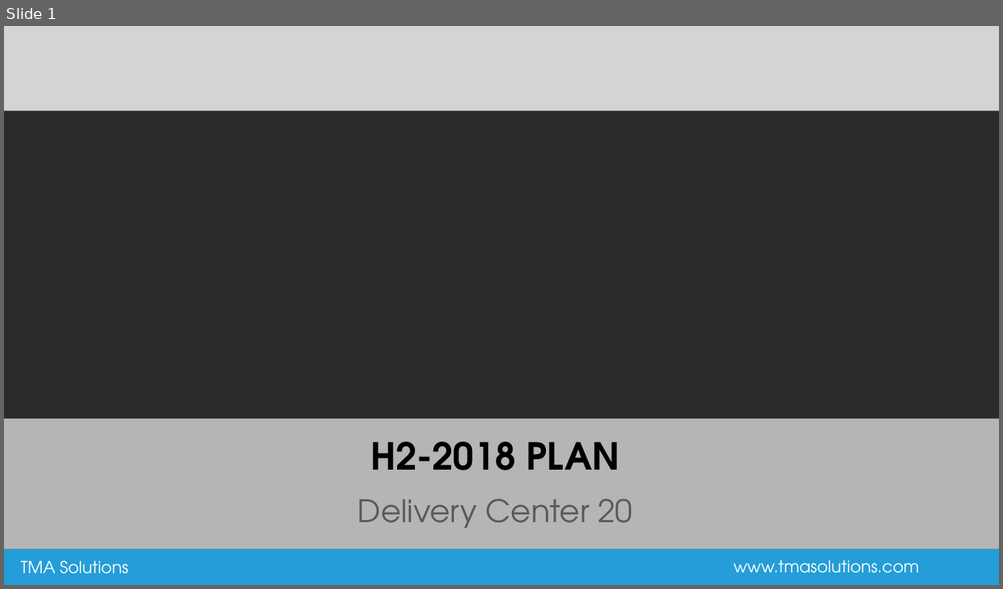
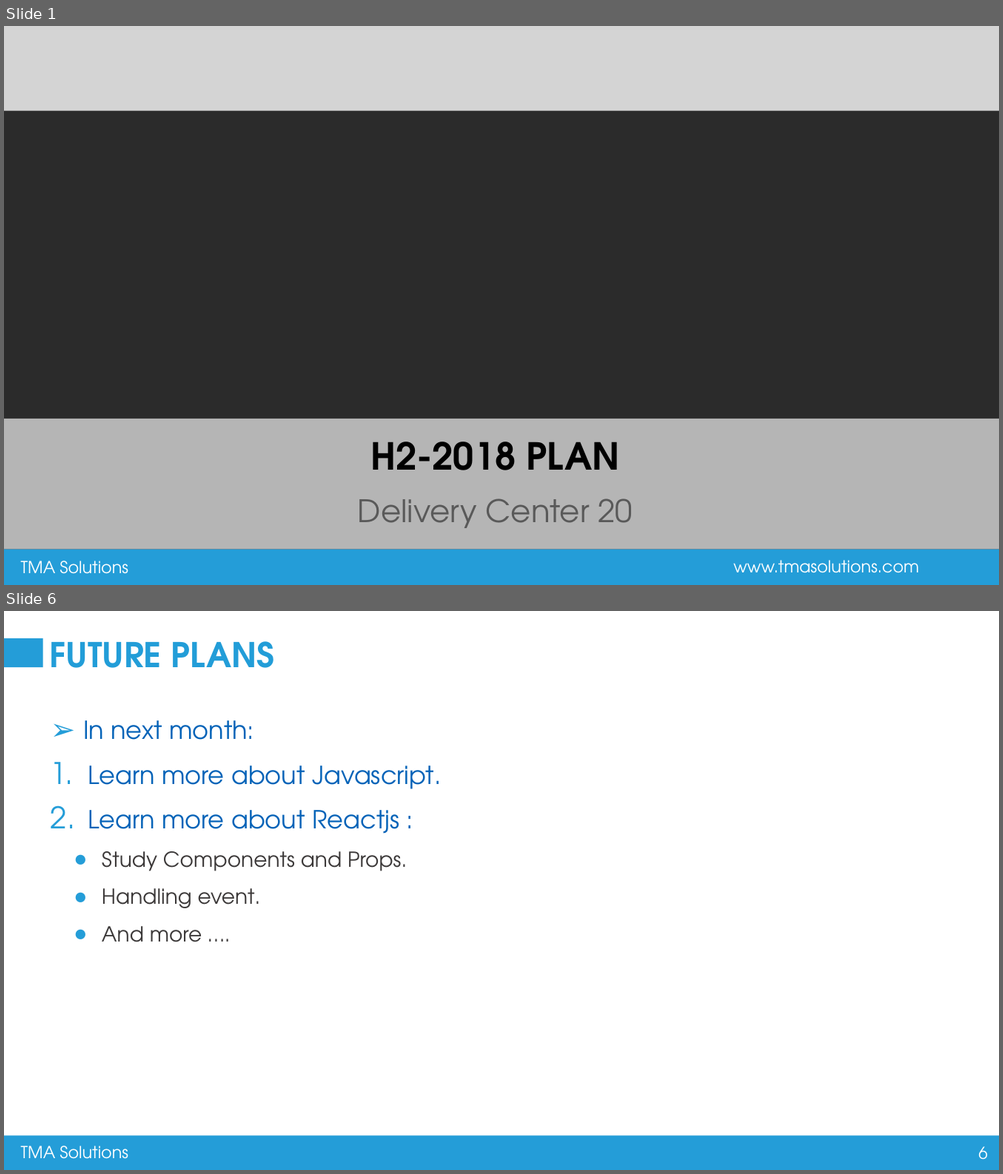
Before and after one commit to thonghv/Intership, a slide deck: _nhandt/TMA_Template.pptx. Shown one above the other, each under a label of ours: slide 1 before the commit, slides 1 and 6 after it; the slides between them are not shown. The pictures are 1003x589 and 1003x1174 pixels, drawn with LibreOffice and Linux fonts; fonts in the diff are those of the drawing; background and template pictures are left out; a plain dark background stands for a picture behind light text. Boxes give left, top, right and bottom in pixels: in the first picture for what was removed or moved away, otherwise in the second. Text is boxed around its words. In the diff, an @@ line names an element or a change of style, - is before the commit and + after.

Commit message:
Form dang ky - dang nhap bang Reactjs

```diff
--- a/_nhandt/TMA_Template.pptx
+++ b/_nhandt/TMA_Template.pptx
@@ slide 6 added at (x1=4, y1=611, x2=999, y2=1170), background #FFFFFF; not listed: 3 template elements that a slide beside it also shows @@
@@ rectangle added at (x1=4, y1=638, x2=42, y2=668), fill #249DD8 @@
@@ title added at (x1=50, y1=641, x2=275, y2=668), 33 pt, text #229DD8, bold @@
+FUTURE PLANS
@@ text added at (x1=83, y1=721, x2=441, y2=943), 24 pt, text #0563B8 @@
+➢ In next month:
+1. Learn more about Javascript.
+2. Learn more about Reactjs :
+  ● Study Components and Props.
+  ● Handling event.
+  ● And more ….
```
Also in this commit, not shown: 1 slide changed, 3 other slides added, 2 slides removed.
